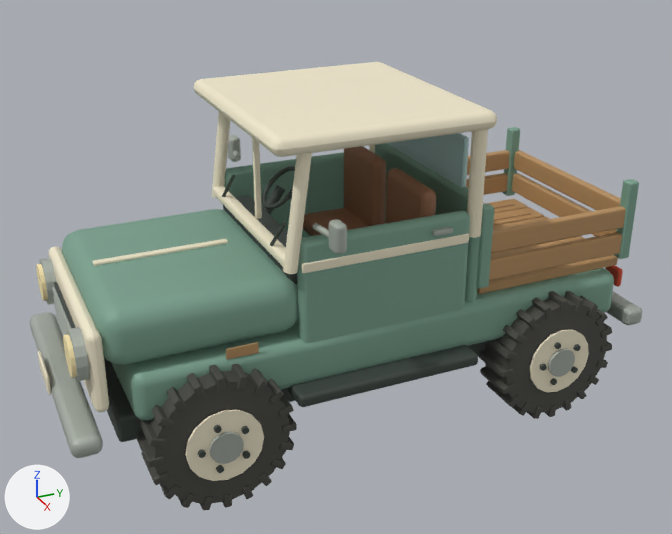
Before and after pictures for a commit that changed the glTF model assets/models/farm_pickup.glb.
One viewpoint serves both versions: a 50 mm lens placed at (8.25, -3.81, 5.64), pointed at (0.12, -0.15, 1.58). Every picture has the same lights, and +X, +Y and +Z are marked at lower left. The first picture is the older version. Vertices at exactly the same position are counted once.

Script lines for the objects in view, before the commit:
```python
ob_pickupbody = bpy.data.objects.new('PickupBody', me_cubo)
ob_pickupbody.location = (0.0, 0.0, 0.0)
ob_wheel_fr = bpy.data.objects.new('Wheel_FR', me_cilindro_021)
ob_wheel_fr.location = (1.18, -1.84, 0.65)
ob_wheel_rr = bpy.data.objects.new('Wheel_RR', me_cilindro_037)
ob_wheel_rr.location = (1.18, 1.85, 0.65)
# also in view: 'DriverDoor' at (-1.25, -0.07, 1.98)
```
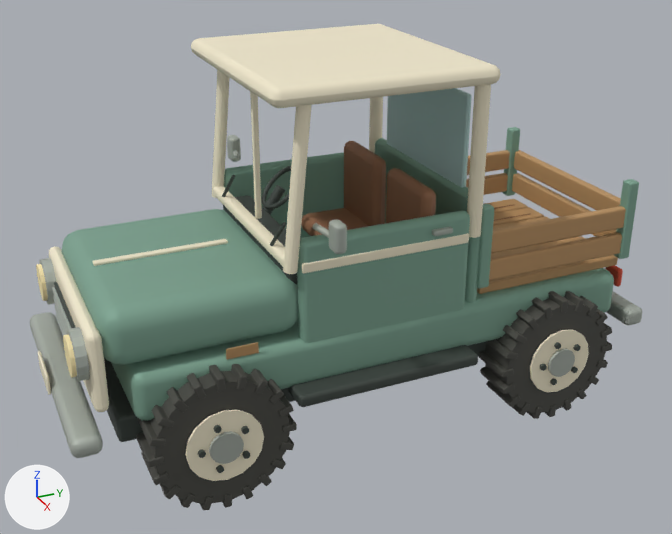
What differs and where, as boxes (x1, y1, x2, y2) in the pictures (672 x 534 px; the box of a moved part takes in the faces that stretch with it):
'PickupBody', reshaped (10% taller)
    before: (30, 62, 642, 458)
    after: (30, 24, 642, 458)
part 1 of me_cubo, moved or reshaped
    before: (194, 62, 497, 157)
    after: (191, 24, 501, 108)
part 2 of me_cubo, moved or reshaped
    before: (369, 129, 488, 238)
    after: (369, 84, 491, 238)
part 3 of me_cubo, moved or reshaped
    before: (252, 138, 262, 218)
    after: (250, 91, 262, 218)
part 4 of me_cubo, moved or reshaped
    before: (212, 112, 230, 198)
    after: (212, 69, 230, 198)
part 5 of me_cubo, moved or reshaped
    before: (283, 153, 312, 274)
    after: (283, 105, 312, 274)

The change, as a diff of the scene's bpy script:
```diff
--- a/assets/models/farm_pickup.glb.py
+++ b/assets/models/farm_pickup.glb.py
@@ me_cubo @@
 # used by ob_pickupbody; location = (0.0, 0.0, 0.0)
-me_cubo.from_pydata(...)  # 6030 vertices, 11776 faces; spans x -1.4..1.5, y -3.21..3.06, z 0.24..3.39
+me_cubo.from_pydata(...)  # 6030 vertices, 11776 faces; spans x -1.4..1.5, y -3.21..3.06, z 0.24..3.81
+# me_cubo part 1: the loose piece of 86 vertices spanning x -1.23..1.23, y -1.22..1.01, z 3.21..3.39 is moved by (0.0, 0.0, 0.42)
+# me_cubo part 2: 72 of the vertices in x -1.16..1.16, y 0.81..0.96, z 3.02..3.24 are moved by (0.0, 0.0, 0.42)
+# me_cubo part 3: all 48 vertices in x -0.03..0.03, y -0.98..-0.92, z 3.22 are moved by (0.0, 0.0, 0.42)
+# me_cubo part 4: all 16 vertices in x -1.15..-1.02, y -0.94..-0.82, z 3.22..3.24 are moved by (0.0, 0.0, 0.42)
+# me_cubo part 5: all 16 vertices in x 1.01..1.14, y -0.94..-0.82, z 3.22..3.24 are moved by (0.0, 0.0, 0.42)
 me_cubo.materials.append(mat_blackened_chassis)
```
